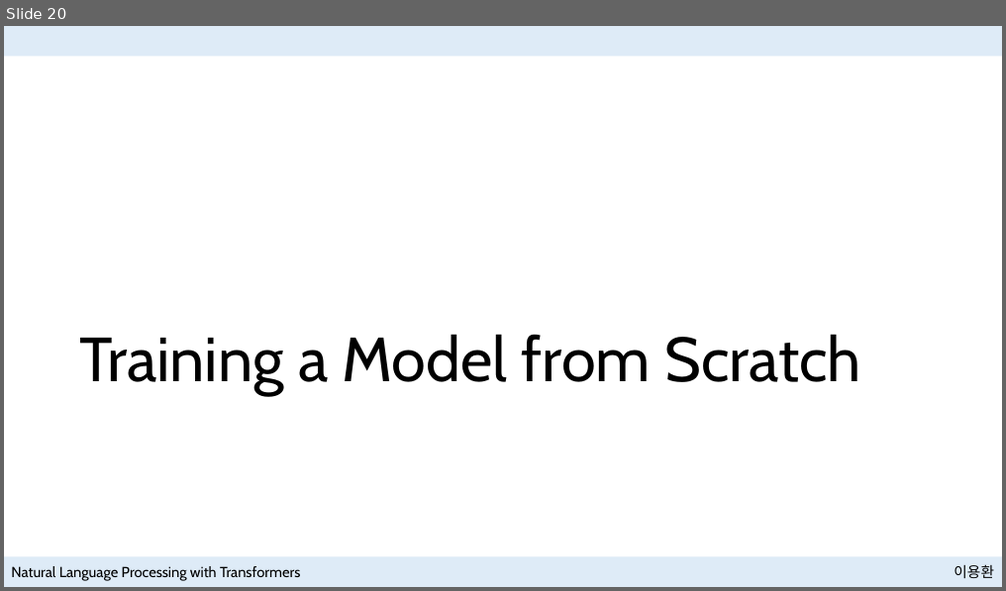
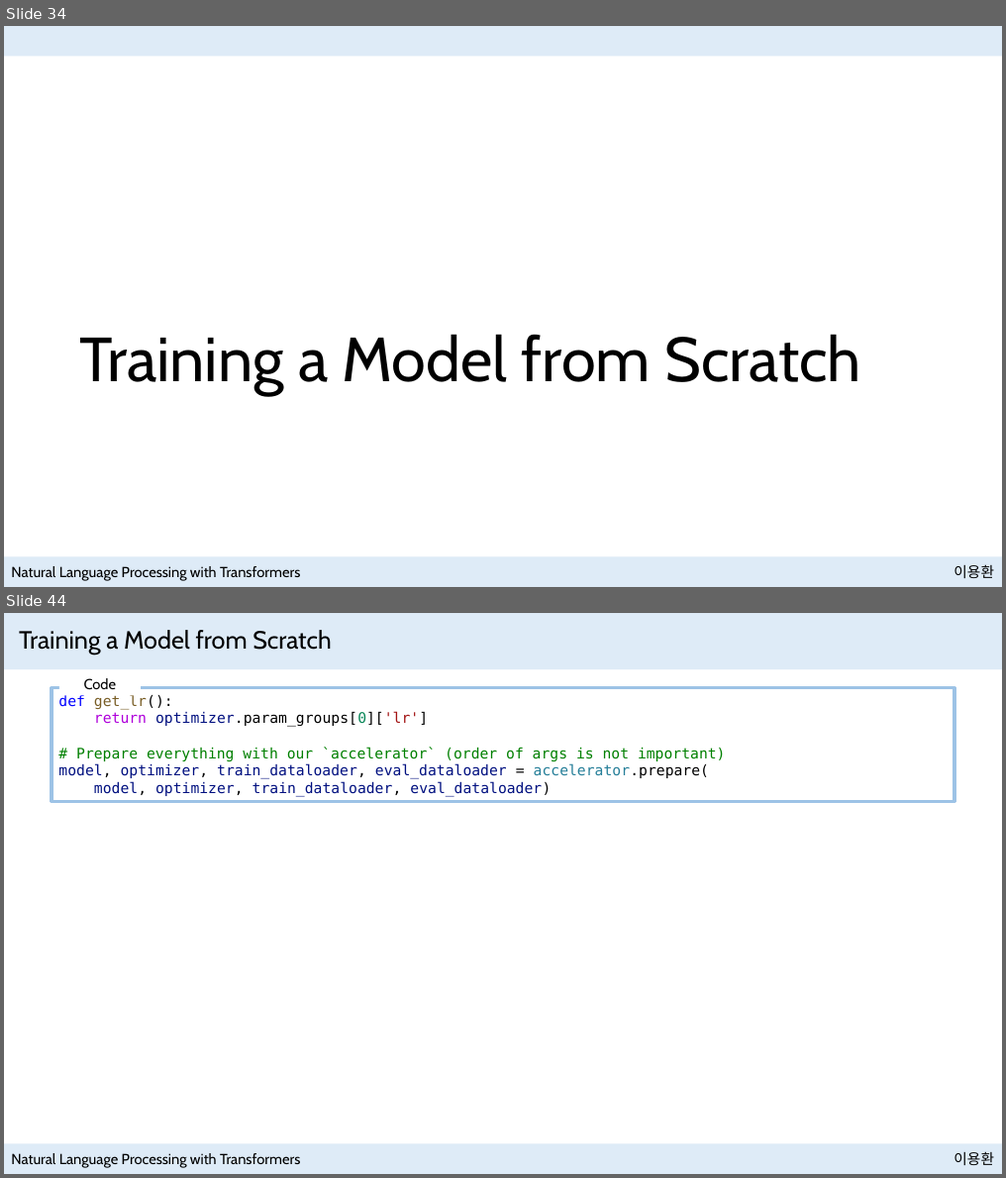
Before and after one commit to NewPlus/SeminarforNLP, a slide deck: Seminar/Book_Natural Language Processing with Transformers/Presentation files/Training Transformers from Scratch with Hugging Face.pptx. Shown one above the other, each under a label of ours: slide 20 before the commit, slides 34 and 44 after it; the slides between them are not shown. The pictures are 1006x591 and 1006x1178 pixels, drawn with LibreOffice and Linux fonts; fonts in the diff are those of the drawing. Boxes give left, top, right and bottom in pixels: in the first picture for what was removed or moved away, otherwise in the second. Text is boxed around its words. In the diff, an @@ line names an element or a change of style, - is before the commit and + after.

```diff
--- a/Seminar/Book_Natural Language Processing with Transformers/Presentation files/Training Transformers from Scratch with Hugging Face.pptx
+++ b/Seminar/Book_Natural Language Processing with Transformers/Presentation files/Training Transformers from Scratch with Hugging Face.pptx
@@ slide 44 added at (4,613,1002,1174), background #FFFFFF; not listed: 3 template elements that a slide beside it also shows @@
@@ rectangle added at (4,613,1002,669), fill #DEEBF7 @@
@@ title added at (19,630,331,655), 24 pt, text #000000 @@
+Training a Model from Scratch
@@ rectangle added at (59,671,141,695), fill #FFFFFF, 14 pt, text #000000 @@
+Code
@@ rectangle added at (52,688,954,801), outline #9DC3E6 3 pt, 14 pt, text #001080 @@
+def get_lr():
+return optimizer.param_groups[0]['lr']
+# Prepare everything with our `accelerator` (order of args is not important)
+model, optimizer, train_dataloader, eval_dataloader = accelerator.prepare(
+model, optimizer, train_dataloader, eval_dataloader)
@@ what was slide 20 is now slide 34 @@
```
Also in this commit, not shown: 3 slides changed, 31 other slides added, 5 other files.
